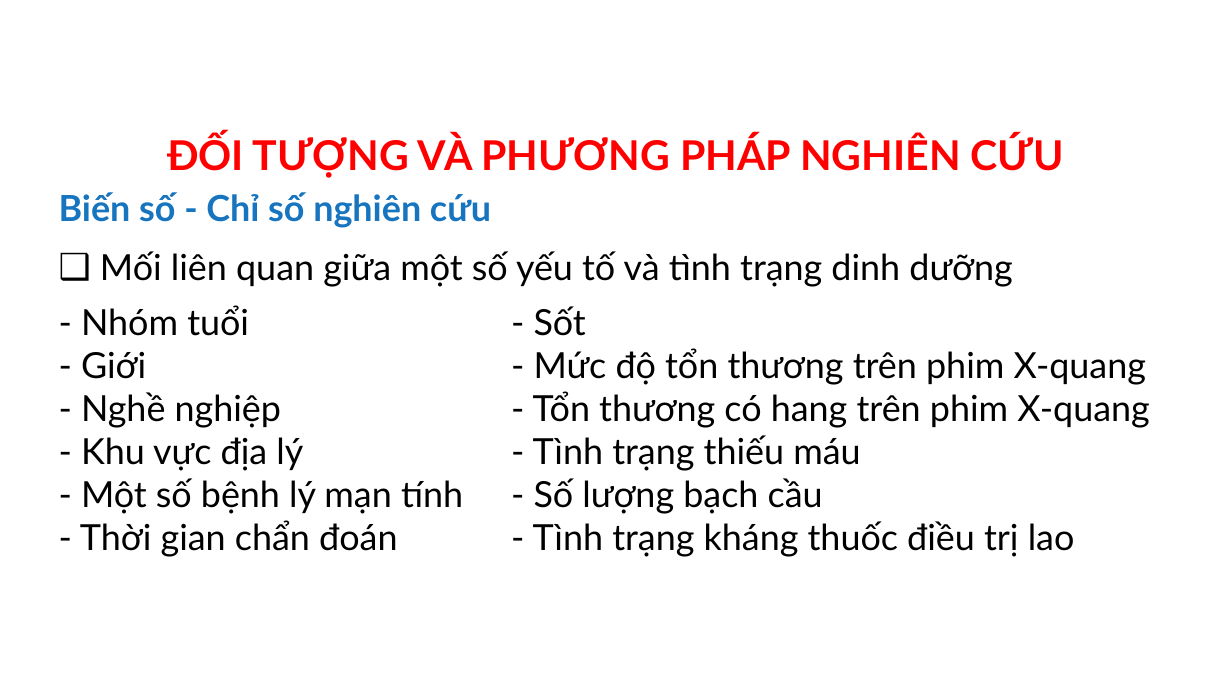
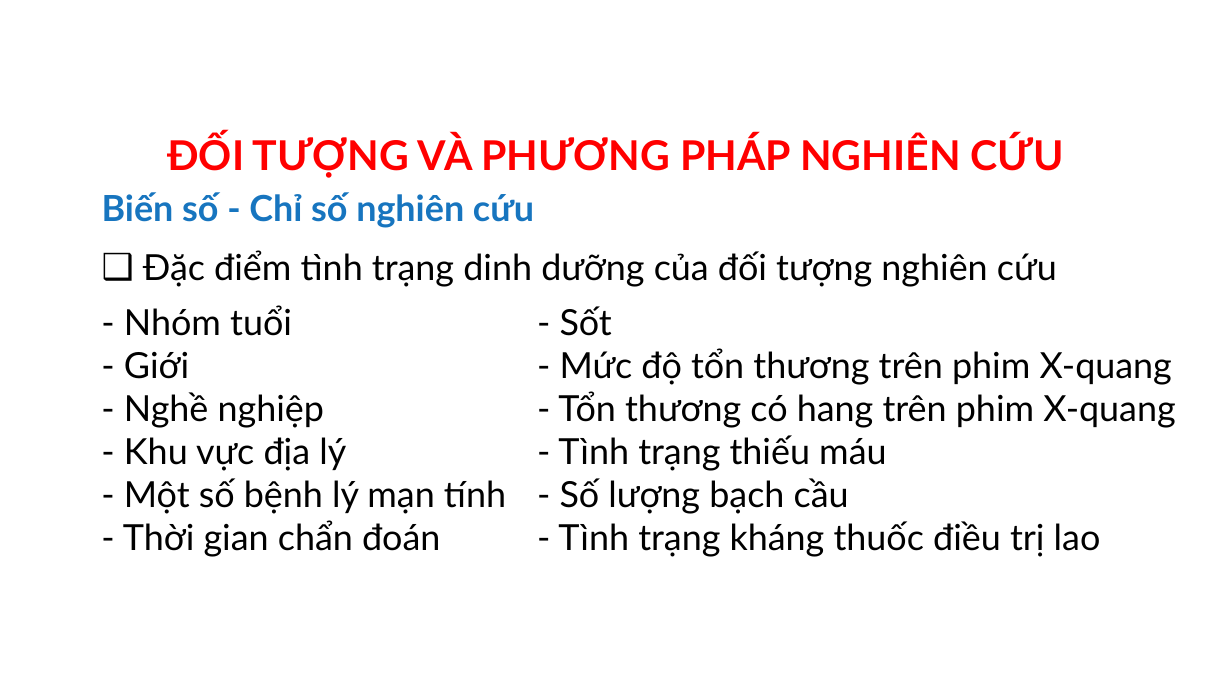
Before and after one commit to MedPocket/HPMUGraduation-thesis, a slide deck: slide 22 of Thuc-trang-va-mot-so-yeu-to-lien-quan-dinh-duong-BN-lao-phoi_Nhat-Nguyen.pptx (slide 14 before the commit). Drawn at 1232x693 pixels with LibreOffice and Linux fonts; fonts in the diff are those of the drawing; background and template pictures are left out. Boxes give left, top, right and bottom in pixels: in the first picture for what was removed or moved away, otherwise in the second. Text is boxed around its words. In the diff, an @@ line names an element or a change of style, - is before the commit and + after.

```diff
--- a/Thuc-trang-va-mot-so-yeu-to-lien-quan-dinh-duong-BN-lao-phoi_Nhat-Nguyen.pptx
+++ b/Thuc-trang-va-mot-so-yeu-to-lien-quan-dinh-duong-BN-lao-phoi_Nhat-Nguyen.pptx
@@ text "Biến số - Chỉ số ...": place and size @@
-text "Biến số - Chỉ số ..." at <box>59,192,491,228</box>
+text "Biến số - Chỉ số ..." at <box>102,192,534,228</box>
@@ text at <box>143,250,1057,287</box>: text changed @@
-❑ Mối liên quan giữa một số yếu tố và tình trạng dinh dưỡng
+❑ Đặc điểm tình trạng dinh dưỡng của đối tượng nghiên cứu
@@ text "- Nhóm tuổi": place and size @@
-text "- Nhóm tuổi" at <box>80,305,463,557</box>
+text "- Nhóm tuổi" at <box>123,305,506,557</box>
@@ text "- Sốt": place and size @@
-text "- Sốt" at <box>533,306,1149,557</box>
+text "- Sốt" at <box>558,306,1175,557</box>
```
Also in this commit, not shown: 34 other slides changed, 8 slides added, 7 slides removed.
